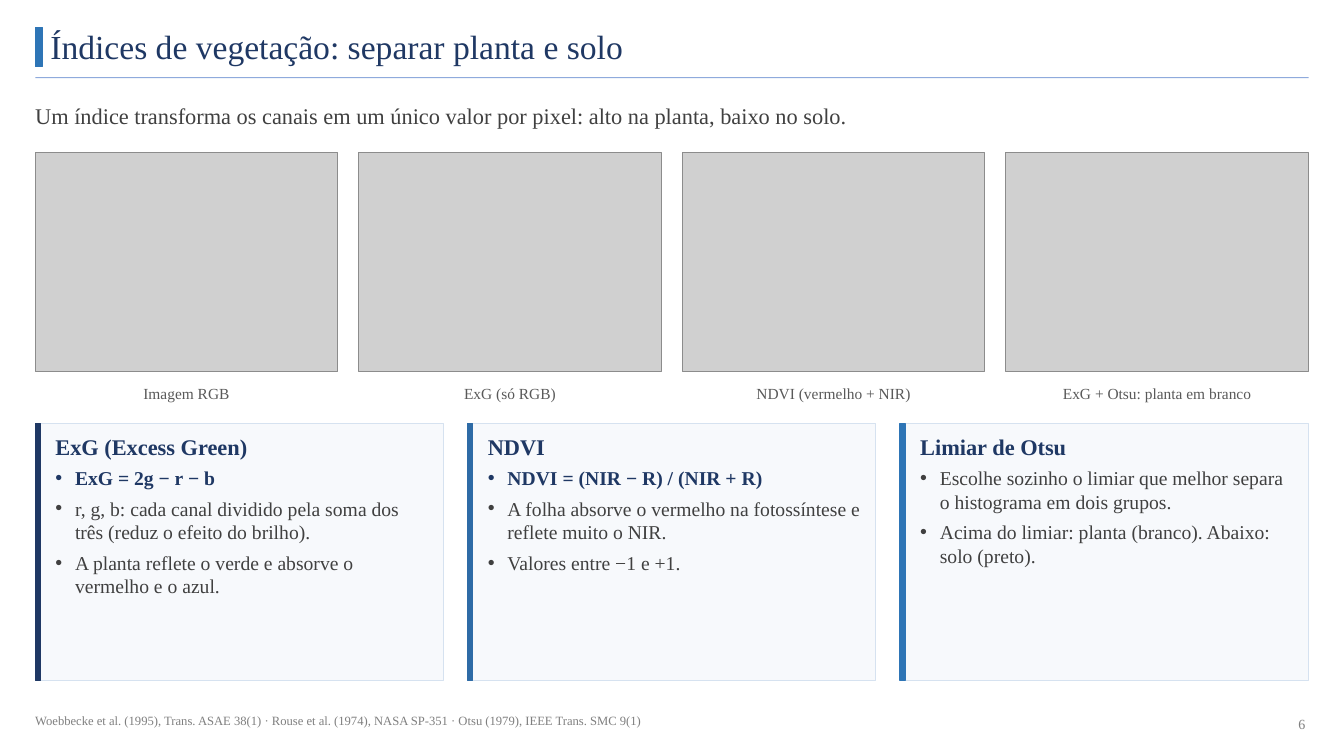
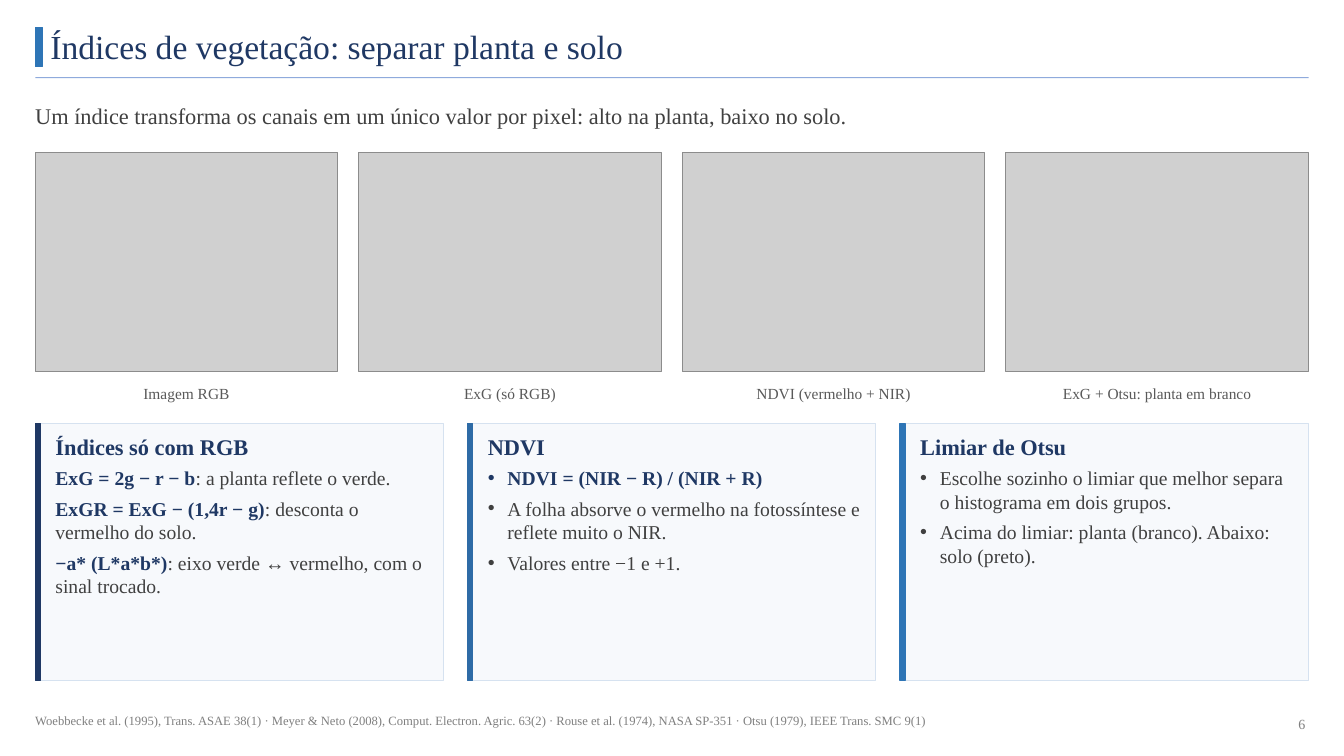
Before and after one commit to AlexandreH13/PDI-PGC111-LinhasPlantioVANT, a slide deck: slide 6 of apresentacao-linhas-plantio.pptx. Drawn at 1344x756 pixels with LibreOffice and Linux fonts; fonts in the diff are those of the drawing; grey boxes stand for pictures. Boxes give left, top, right and bottom in pixels: in the first picture for what was removed or moved away, otherwise in the second. Text is boxed around its words. In the diff, an @@ line names an element or a change of style, - is before the commit and + after.

Commit message:
Atualiza com novos índices

```diff
--- a/apresentacao-linhas-plantio.pptx
+++ b/apresentacao-linhas-plantio.pptx
@@ text at [55,438,422,594]: text changed @@
-ExG (Excess Green)
-• ExG = 2g − r − b
-• r, g, b: cada canal dividido pela soma dos três (reduz o efeito do brilho).
-• A planta reflete o verde e absorve o vermelho e o azul.
+Índices só com RGB
+• ExG = 2g − r − b: a planta reflete o verde.
+• ExGR = ExG − (1,4r − g): desconta o vermelho do solo.
+• −a* (L*a*b*): eixo verde ↔ vermelho, com o sinal trocado.
@@ text at [35,716,926,728]: text changed @@
-Woebbecke et al. (1995), Trans. ASAE 38(1) · Rouse et al. (1974), NASA SP-351 · Otsu (1979), IEEE Trans. SMC 9(1)
+Woebbecke et al. (1995), Trans. ASAE 38(1) · Meyer & Neto (2008), Comput. Electron. Agric. 63(2) · Rouse et al. (1974), NASA SP-351 · Otsu (1979), IEEE Trans. SMC 9(1)
```
Also in this commit, not shown: 6 other slides changed, 1 other file.
